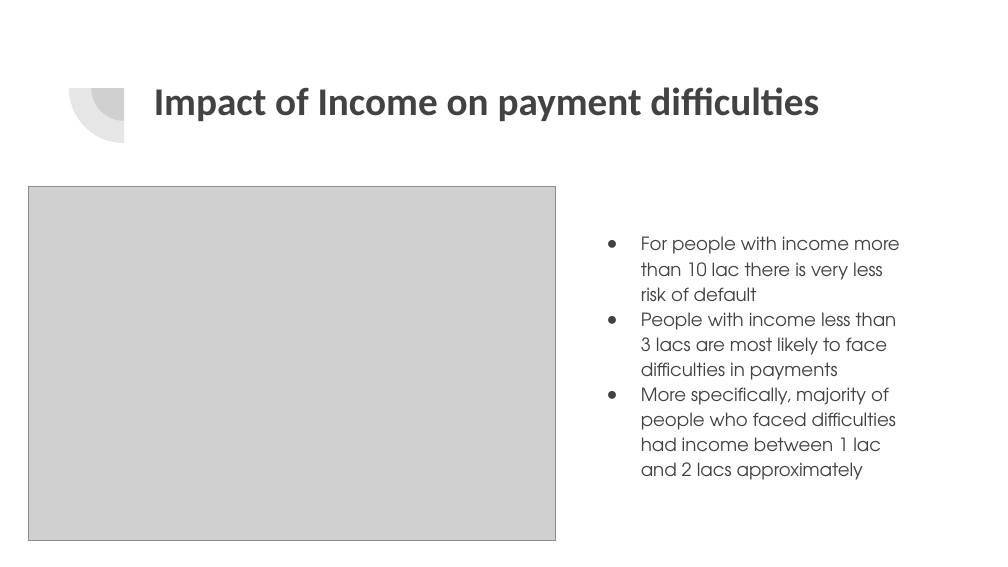
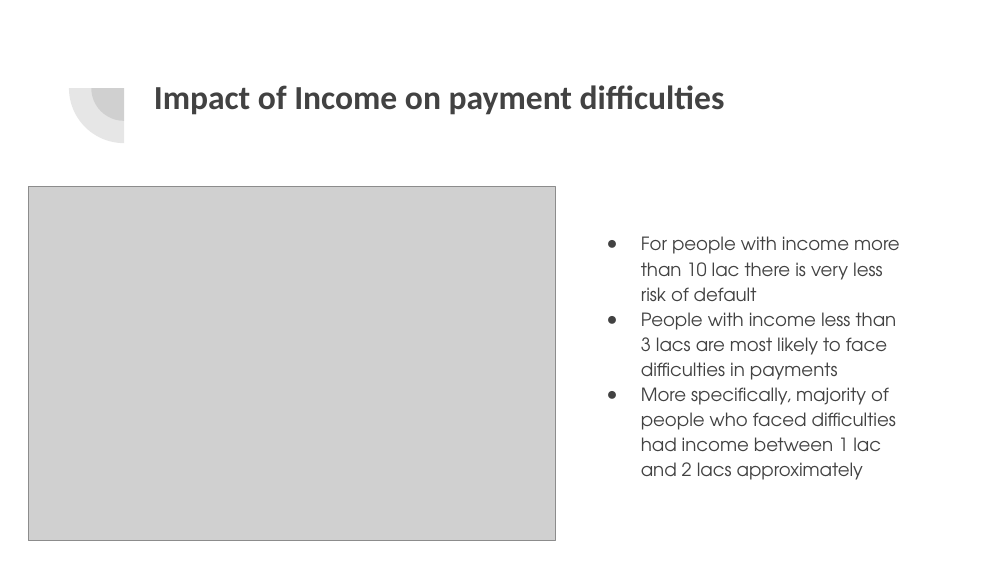
Before and after one commit to acamit/DataScience, a slide deck: slide 11 of Exploratory Data Analysis/Case Study/EDA Case Study -Bank Loan.pptx. Drawn at 1008x567 pixels with LibreOffice and Linux fonts; fonts in the diff are those of the drawing; grey boxes stand for pictures. Boxes give left, top, right and bottom in pixels: in the first picture for what was removed or moved away, otherwise in the second. Text is boxed around its words. In the diff, an @@ line names an element or a change of style, - is before the commit and + after.

```diff
--- a/Exploratory Data Analysis/Case Study/EDA Case Study -Bank Loan.pptx
+++ b/Exploratory Data Analysis/Case Study/EDA Case Study -Bank Loan.pptx
@@ title "Impact of Income on payment ..." at bbox=[154, 85, 725, 115]: size 28 to 24 pt @@
```
Also in this commit, not shown: 12 other slides changed, 2 slides added, 1 other file.
